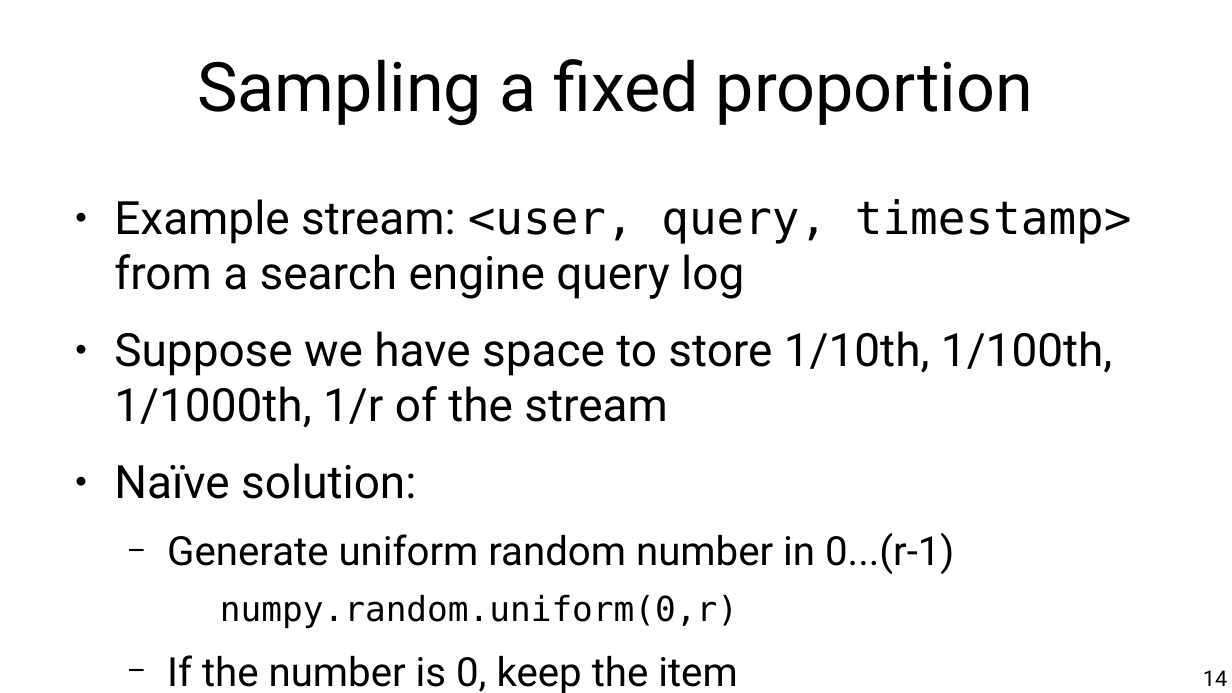
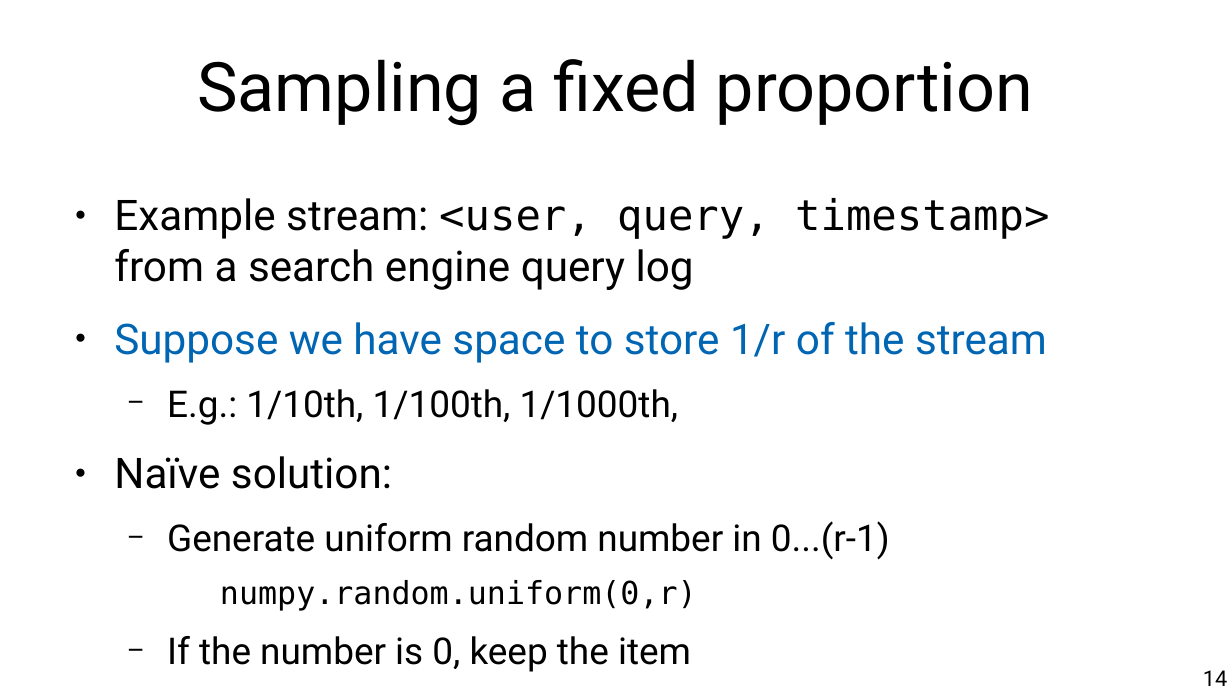
Before and after one commit to marco-calautti/data-mining-course, a slide deck: slide 14 of theory/tt10_streams.odp. Drawn at 1232x693 pixels with LibreOffice and Linux fonts; fonts in the diff are those of the drawing. Boxes give left, top, right and bottom in pixels: in the first picture for what was removed or moved away, otherwise in the second. Text is boxed around its words. In the diff, an @@ line names an element or a change of style, - is before the commit and + after.

```diff
--- a/theory/tt10_streams.odp
+++ b/theory/tt10_streams.odp
@@ text at (x1=114, y1=198, x2=1049, y2=672): size 29.6 to 27.2 pt in "Example stream: <user, query, timestamp> from a ...", "Naïve solution:"; size 25.9 to 23.8 pt in "Generate uniform random number in 0...(r-1)", "If the number is 0, keep the ..."; size 22.2 to 20.4 pt in "numpy.random.uniform(0,r)" @@
@@ text at (x1=114, y1=322, x2=1047, y2=425): text changed; size 29.6 to 27.2 pt; text colour #000000 to #0066B3 @@
-● Suppose we have space to store 1/10th, 1/100th, 1/1000th, 1/r of the stream
+● Suppose we have space to store 1/r of the stream
+  − E.g.: 1/10th, 1/100th, 1/1000th,
```
Also in this commit, not shown: 39 other slides changed.
